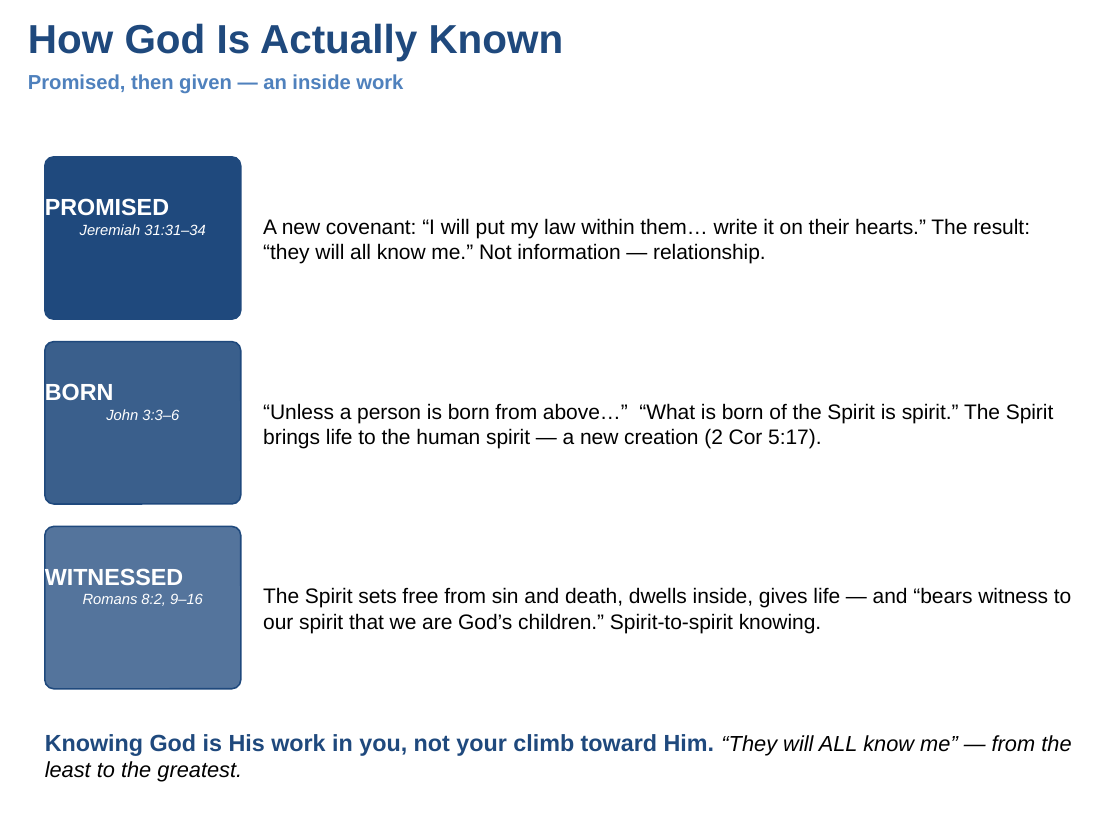
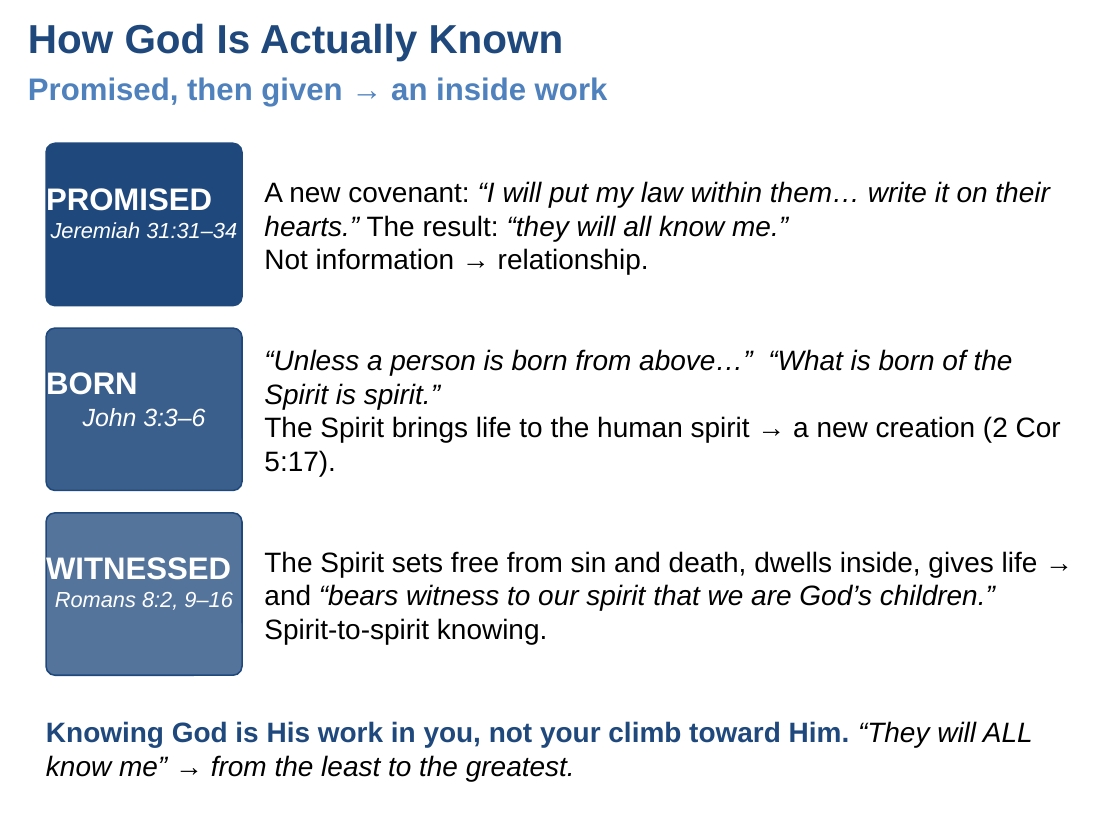
Before and after one commit to UsefulEngines/EvangelismPublic, a slide deck: slide 3 of 2026-Q4/04-TwoRighteousnesses/Week04-TwoRighteousnesses.pptx. Drawn at 1120x840 pixels with LibreOffice and Linux fonts; fonts in the diff are those of the drawing. Boxes give left, top, right and bottom in pixels: in the first picture for what was removed or moved away, otherwise in the second. Text is boxed around its words. In the diff, an @@ line names an element or a change of style, - is before the commit and + after.

```diff
--- a/2026-Q4/04-TwoRighteousnesses/Week04-TwoRighteousnesses.pptx
+++ b/2026-Q4/04-TwoRighteousnesses/Week04-TwoRighteousnesses.pptx
@@ text at bbox=[28, 77, 608, 106]: text changed; size 13 to 20 pt @@
-Promised, then given — an inside work
+Promised, then given → an inside work
@@ text "PROMISED Jeremiah 31:31–34" at bbox=[46, 188, 237, 239]: size 15 to 20 pt in "PROMISED"; size 9.5 to 14 pt in "Jeremiah 31:31–34" @@
@@ text at bbox=[264, 181, 1049, 274]: text changed; size 13.5 to 18 pt; italic on @@
-A new covenant: “I will put my law within them… write it on their hearts.” The result: “they will all know me.” Not information — relationship.
+A new covenant: “I will put my law within them… write it on their hearts.” The result: “they will all know me.”
+Not information → relationship.
@@ text at bbox=[264, 349, 1061, 476]: text changed; size 13.5 to 18 pt; italic on @@
-“Unless a person is born from above…” “What is born of the Spirit is spirit.” The Spirit brings life to the human spirit — a new creation (2 Cor 5:17).
+“Unless a person is born from above…” “What is born of the Spirit is spirit.”
+The Spirit brings life to the human spirit → a new creation (2 Cor 5:17).
@@ text "BORN John 3:3–6" at bbox=[46, 372, 205, 427]: size 15 to 20 pt in "BORN"; size 9.5 to 16 pt in "John 3:3–6" @@
@@ 3 texts, 3 rounded rectangles: place and size @@
-3 texts, 3 rounded rectangles at bbox=[45, 157, 241, 689]
+3 texts, 3 rounded rectangles at bbox=[46, 143, 242, 675]
@@ text "WITNESSED Romans 8:2, 9–16" at bbox=[46, 555, 233, 610]: size 15 to 20 pt in "WITNESSED"; size 9.5 to 14 pt in "Romans 8:2, 9–16" @@
@@ text at bbox=[264, 551, 1038, 644]: text changed; size 13.5 to 18 pt @@
-The Spirit sets free from sin and death, dwells inside, gives life — and “bears witness to our spirit that we are God’s children.” Spirit-to-spirit knowing.
+The Spirit sets free from sin and death, dwells inside, gives life → and “bears witness to our spirit that we are God’s children.”
+Spirit-to-spirit knowing.
@@ text at bbox=[46, 721, 1033, 781]: text changed; size 15 to 18 pt @@
-Knowing God is His work in you, not your climb toward Him. “They will ALL know me” — from the least to the greatest.
+Knowing God is His work in you, not your climb toward Him. “They will ALL know me” → from the least to the greatest.
```
Also in this commit, not shown: 6 other slides changed, 2 other files.
